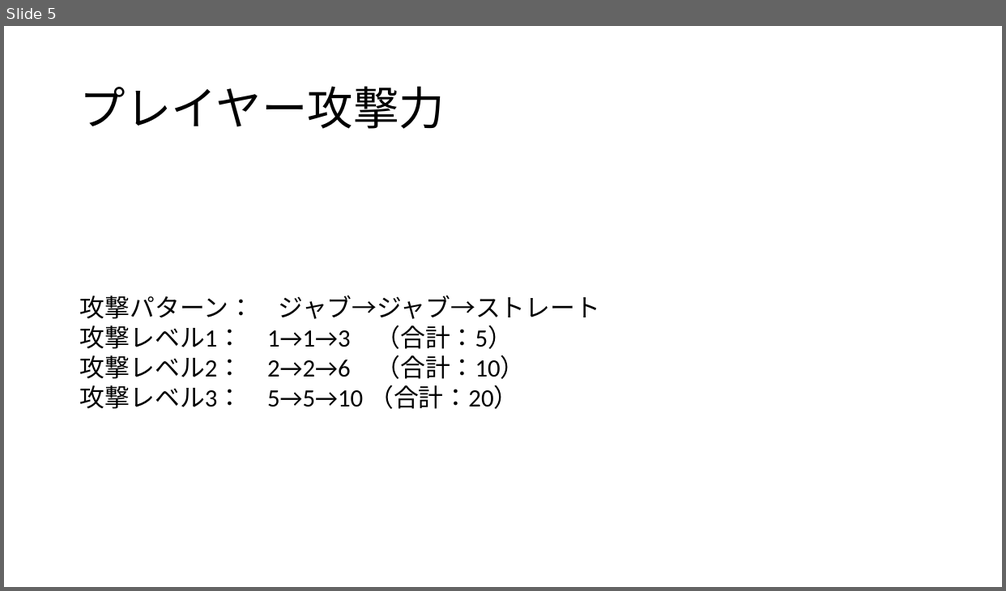
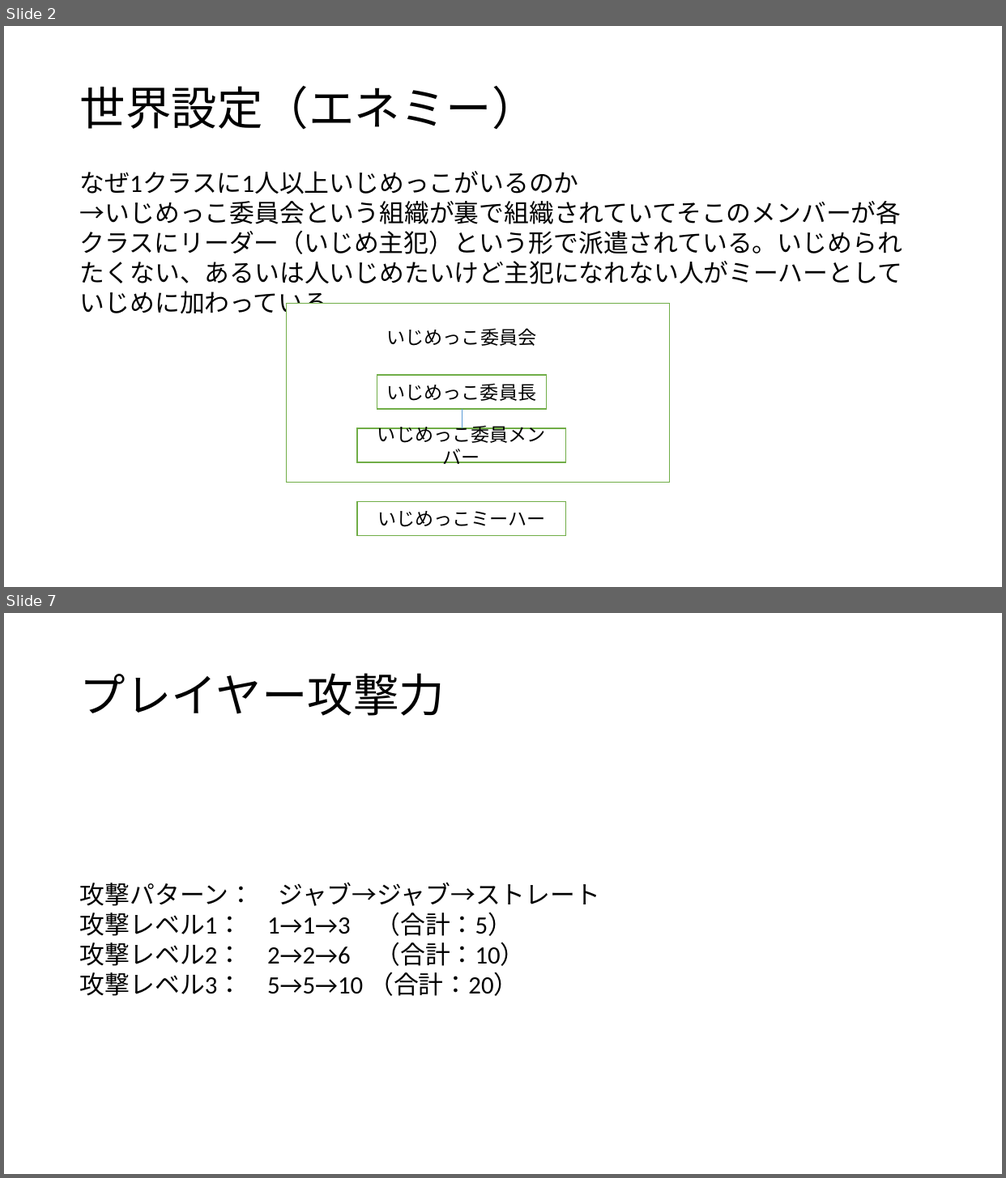
Before and after one commit to yuusei1113k/FatmanHerosTmp, a slide deck: システム詳細.pptx. Shown one above the other, each under a label of ours: slide 5 before the commit, slides 2 and 7 after it; the slides between them are not shown. The pictures are 1006x591 and 1006x1178 pixels, drawn with LibreOffice and Linux fonts; fonts in the diff are those of the drawing. Boxes give left, top, right and bottom in pixels: in the first picture for what was removed or moved away, otherwise in the second. Text is boxed around its words. In the diff, an @@ line names an element or a change of style, - is before the commit and + after.

```diff
--- a/システム詳細.pptx
+++ b/システム詳細.pptx
@@ slide 2 added at (x1=4, y1=26, x2=1002, y2=587), background #FFFFFF @@
@@ title added at (x1=80, y1=86, x2=538, y2=130), 44 pt, text #000000 @@
+世界設定（エネミー）
@@ text added at (x1=80, y1=171, x2=902, y2=318), 24 pt, text #000000 @@
+なぜ1クラスに1人以上いじめっこがいるのか
+→いじめっこ委員会という組織が裏で組織されていてそこのメンバーが各クラスにリーダー（いじめ主犯）という形で派遣されている。いじめられたくない、あるいは人いじめたいけど主犯になれない人がミーハーとしていじめに加わっている。
@@ rectangle added at (x1=286, y1=303, x2=670, y2=483), fill #FFFFFF, outline #70AD47 1 pt @@
@@ text added at (x1=387, y1=328, x2=537, y2=346), 18 pt, text #000000 @@
+いじめっこ委員会
@@ rectangle added at (x1=377, y1=376, x2=546, y2=409), fill #FFFFFF, outline #70AD47 1 pt, 18 pt, text #000000 @@
+いじめっこ委員長
@@ line added from (462, 409) to (462, 429), #5B9BD5 0.5 pt @@
@@ rectangle added at (x1=357, y1=429, x2=566, y2=463), fill #FFFFFF, outline #70AD47 1 pt, 18 pt, text #000000 @@
+いじめっこ委員メンバー
@@ rectangle added at (x1=357, y1=502, x2=566, y2=535), fill #FFFFFF, outline #70AD47 1 pt, 18 pt, text #000000 @@
+いじめっこミーハー
@@ what was slide 5 is now slide 7 @@
```
Also in this commit, not shown: 7 slides changed, 6 other slides added.
